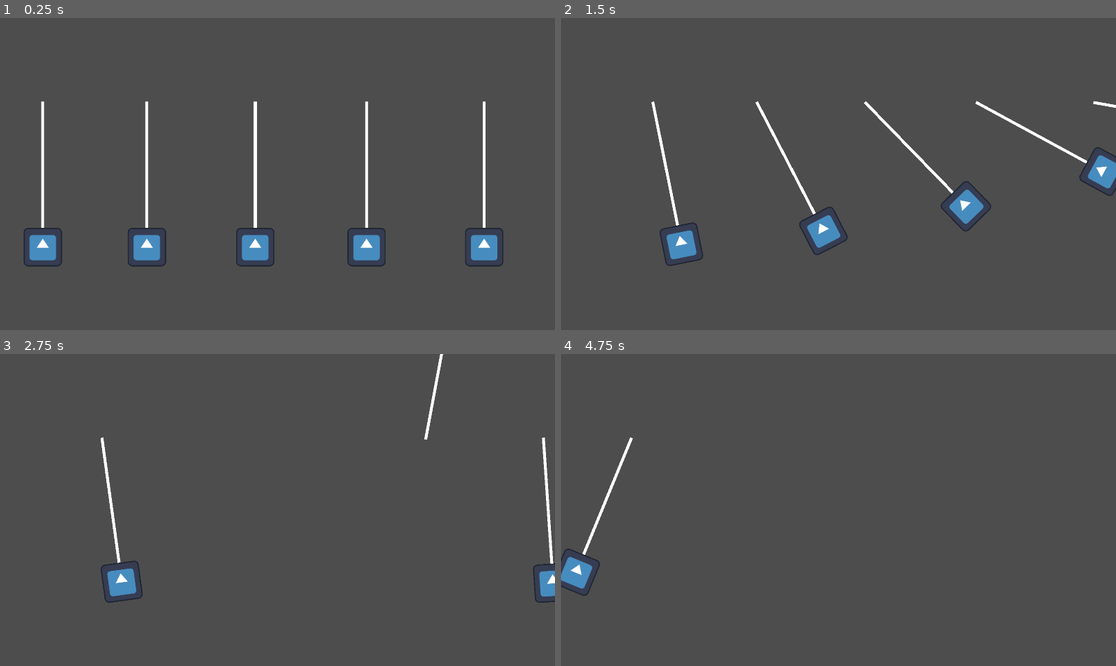
Above: before the commit, frames 1-4 (two rows, left to right).
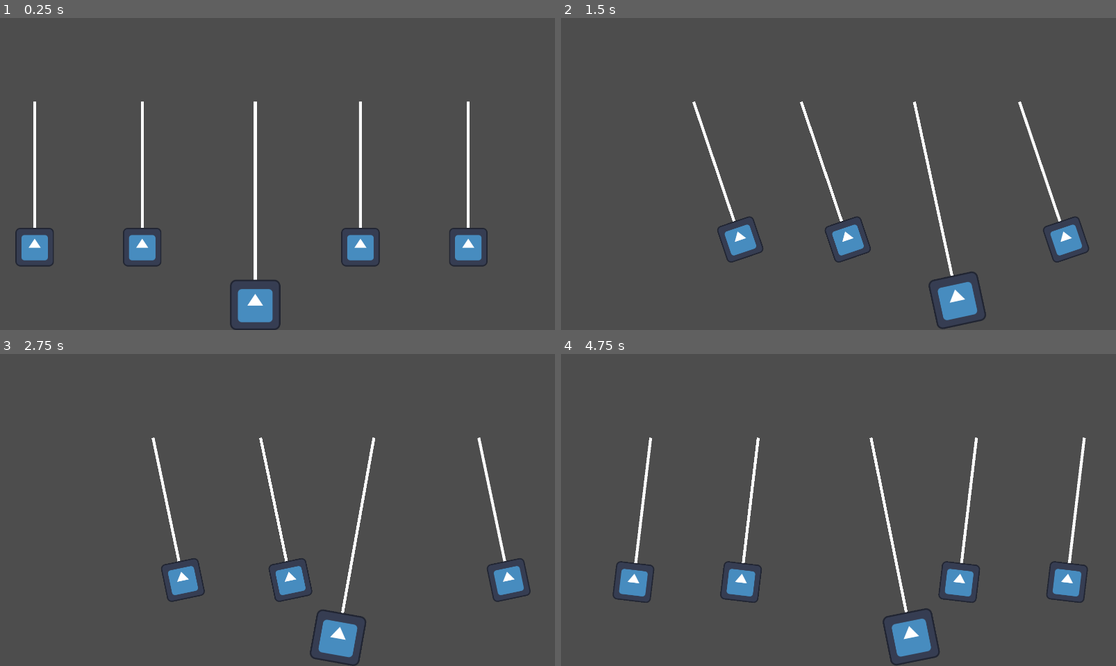
Above: after the commit, the same moments.

Repository: HEKEPOIU/gmtk_2024
Game: Godot game, scene res://scene/main.tscn
The game is run twice, just before and just after one commit, with the same random seed, the same clock (stepped at 60 frames per second) and the same inputs. The engine's default icon, where the game draws it, is replaced by a stand-in: a white triangle on a blue panel in a dark square.
Inputs:
- Up to frame 1 (0.25 s): no input
- Up to frame 2 (1.5 s): tap Enter at 0.5 s; hold Right 0.53-1.28 s; hold Left from 1.28 s (still down)
- Up to frame 3 (2.75 s): release Left at 2.03 s; hold Right from 2.03 s (still down)
- Up to frame 4 (4.75 s): release Right at 3.53 s; hold Left from 3.53 s (still down)

The runs differ from the first frame. In frame 1, 4.9% of the frame differs, in the area x 2-91%, y 26-100%; in frame 2, 6.2%, in the area x 16-100%, y 26-100%; in frame 3, 4.8%; in frame 4, 4.9%.

Commit message:
fix move formula

Diff:
--- a/scene/main.tscn
+++ b/scene/main.tscn
@@ -6,50 +6,50 @@
 
 [node name="Pendulum" parent="." instance=ExtResource("1_ahh23")]
 position = Vector2(883, 293)
-move_velocity = 5.0
+move_velocity = 10.0
+length = 700.0
+gravity = 200.0
+mass = 10.0
+min_mass = 1.0
+max_mass = 100.0
+is_current = true
+
+[node name="Pendulum2" parent="." instance=ExtResource("1_ahh23")]
+position = Vector2(1247, 293)
+move_velocity = 10.0
 length = 500.0
 gravity = 200.0
 mass = 2.0
 min_mass = 1.0
 max_mass = 100.0
-is_current = true
+is_current = false
 
-[node name="Pendulum2" parent="." instance=ExtResource("1_ahh23")]
-position = Vector2(1268, 293)
-move_velocity = 5.0
+[node name="Pendulum3" parent="." instance=ExtResource("1_ahh23")]
+position = Vector2(1620, 293)
+move_velocity = 10.0
 length = 500.0
 gravity = 200.0
 mass = 2.0
 min_mass = 1.0
 max_mass = 100.0
-is_current = true
+is_current = false
 
 [node name="Pendulum4" parent="." instance=ExtResource("1_ahh23")]
-position = Vector2(1675, 293)
-move_velocity = 5.0
+position = Vector2(492, 293)
+move_velocity = 10.0
 length = 500.0
 gravity = 200.0
 mass = 2.0
 min_mass = 1.0
 max_mass = 100.0
-is_current = true
+is_current = false
 
 [node name="Pendulum5" parent="." instance=ExtResource("1_ahh23")]
-position = Vector2(508, 293)
-move_velocity = 5.0
+position = Vector2(120, 293)
+move_velocity = 10.0
 length = 500.0
 gravity = 200.0
 mass = 2.0
 min_mass = 1.0
 max_mass = 100.0
-is_current = true
-
-[node name="Pendulum6" parent="." instance=ExtResource("1_ahh23")]
-position = Vector2(148, 293)
-move_velocity = 5.0
-length = 500.0
-gravity = 200.0
-mass = 2.0
-min_mass = 1.0
-max_mass = 100.0
-is_current = true
+is_current = false
--- a/src/pendulum.gd
+++ b/src/pendulum.gd
@@ -34,6 +34,7 @@
 
 func _physics_process(delta: float) -> void:
 	var pos_diff := global_position - prev_pos
+	prev_pos = global_position
 	process_velocity(delta, pos_diff)
 	update_position(delta, pos_diff)
 	move()
@@ -62,7 +63,7 @@
 
 
 func update_position(delta: float, pos_dif: Vector2) -> void:
-	angle += move_dir * delta * pos_dif.x * 0.1 * delta
+	angle += move_dir * delta * pos_dif.x * move_velocity * delta
 
 
 func process_velocity(delta: float, _pivot_pos_diff: Vector2) -> void:
